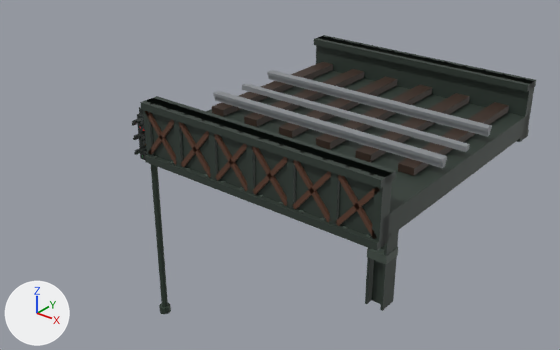
Renders of the Blender file art/street.blend from each side of a commit.
One viewpoint serves both versions: a camera (50 mm lens) standing at (6.02, -7.02, 7.56) and looking at (-0.38, 0.98, 2.6). The axes (+X, +Y, +Z) are drawn at lower left. The lights are the same throughout. The first picture is the older version.

Names of what the first picture shows: 'ElColumn', 'ElSpan', 'TrafficSignal'.
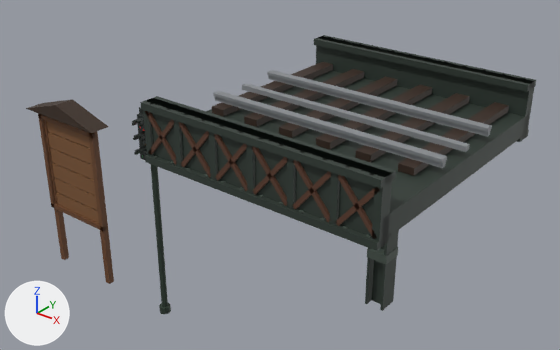
Where the change shows, as pixel boxes [x1, y1, x2, y2] in the pictures (560 x 350 px):
'WantedBoard', added (brown): after [26, 99, 114, 284]
    faces in mat_boardplank (brown #7e5634): [46, 121, 99, 223]
    faces in mat_boardwood (brown #6a4428): [38, 113, 114, 284]
    faces in mat_boardroof (brown #3a2a1e): [26, 99, 108, 133]

The change, as a diff of the scene's bpy script:
```diff
--- a/art/street.blend.py
+++ b/art/street.blend.py
@@ mat_boardwood @@
+mat_boardwood = principled_material('boardWood')
+mat_boardwood.base_color = (0.144, 0.0578, 0.0212)  # brown #6a4428
+mat_boardwood.roughness = 0.6
@@ mat_boardplank @@
+mat_boardplank = principled_material('boardPlank')
+mat_boardplank.base_color = (0.209, 0.0931, 0.0343)  # brown #7e5634
+mat_boardplank.roughness = 0.6
@@ mat_boardroof @@
+mat_boardroof = principled_material('boardRoof')
+mat_boardroof.base_color = (0.0423, 0.0232, 0.013)  # brown #3a2a1e
+mat_boardroof.roughness = 0.6
@@ me_wantedboard @@
+me_wantedboard.from_pydata(...)  # 102 vertices, 77 faces; spans x -0.85..0.85, y -0.2..0.14, z 0.0..3.18
+# faces by material slot: [36, 36, 5]
+me_wantedboard.materials.append(mat_boardwood)  # brown #6a4428
+me_wantedboard.materials.append(mat_boardplank)  # brown #7e5634
+me_wantedboard.materials.append(mat_boardroof)  # brown #3a2a1e
@@ ob_wantedboard @@
+ob_wantedboard = bpy.data.objects.new('WantedBoard', me_wantedboard)
+ob_wantedboard.location = (-4.0, 0.0, 0.0)
```
